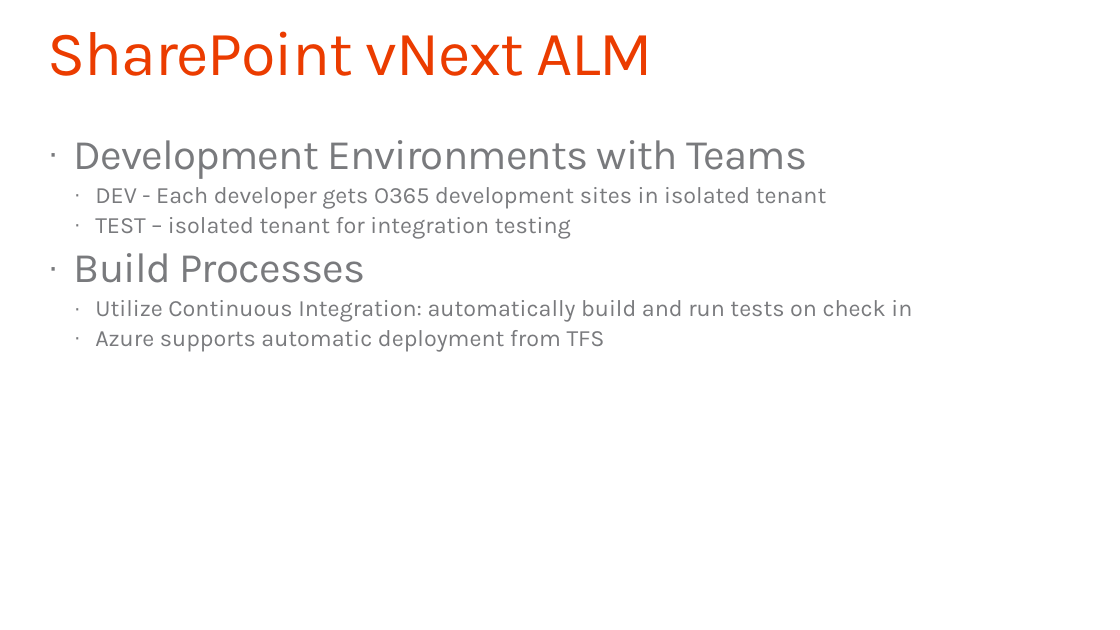
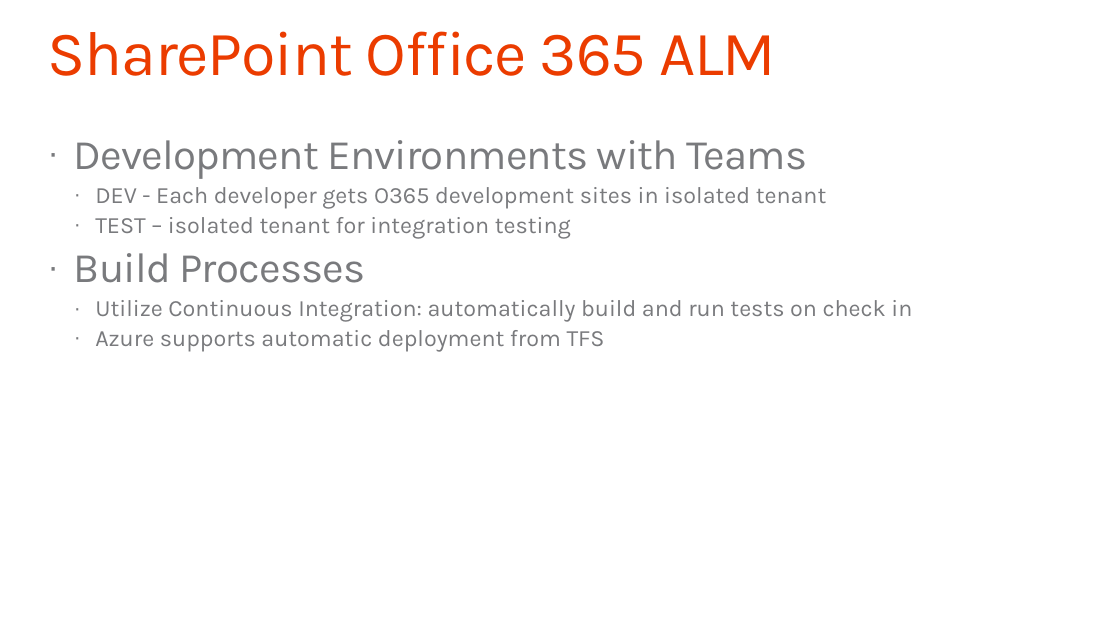
Before and after one commit to SharePoint/PnP-Guidance, a slide deck: slide 26 of PnP Transformation Process/Templates/Preparedness Presentation Template.pptx. Drawn at 1120x630 pixels with LibreOffice and Linux fonts; fonts in the diff are those of the drawing; background and template pictures are left out. Boxes give left, top, right and bottom in pixels: in the first picture for what was removed or moved away, otherwise in the second. Text is boxed around its words. In the diff, an @@ line names an element or a change of style, - is before the commit and + after.

```diff
--- a/PnP Transformation Process/Templates/Preparedness Presentation Template.pptx
+++ b/PnP Transformation Process/Templates/Preparedness Presentation Template.pptx
@@ title at (48,31,776,76): text changed @@
-SharePoint vNext ALM
+SharePoint Office 365 ALM
```
Also in this commit, not shown: 3 other slides changed, 5 other files.
